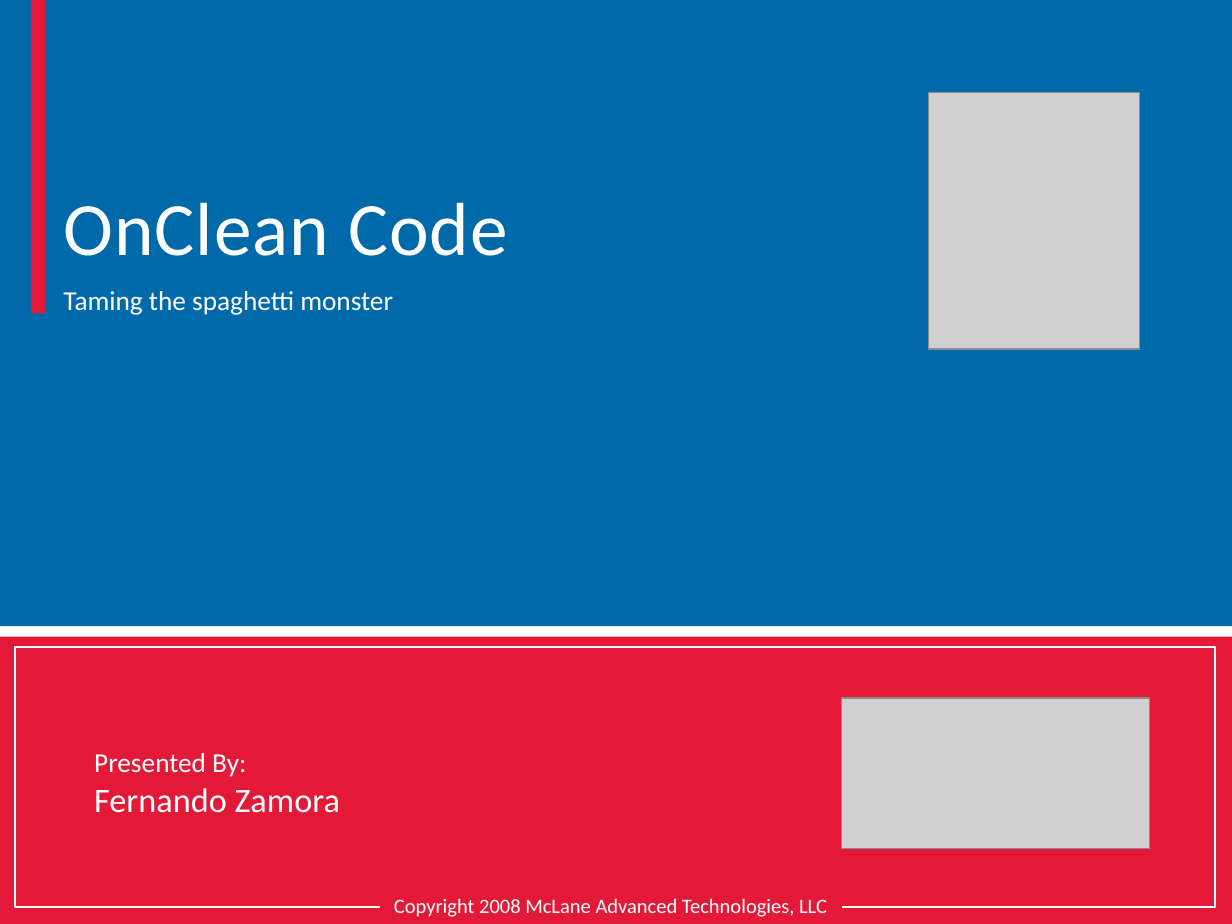
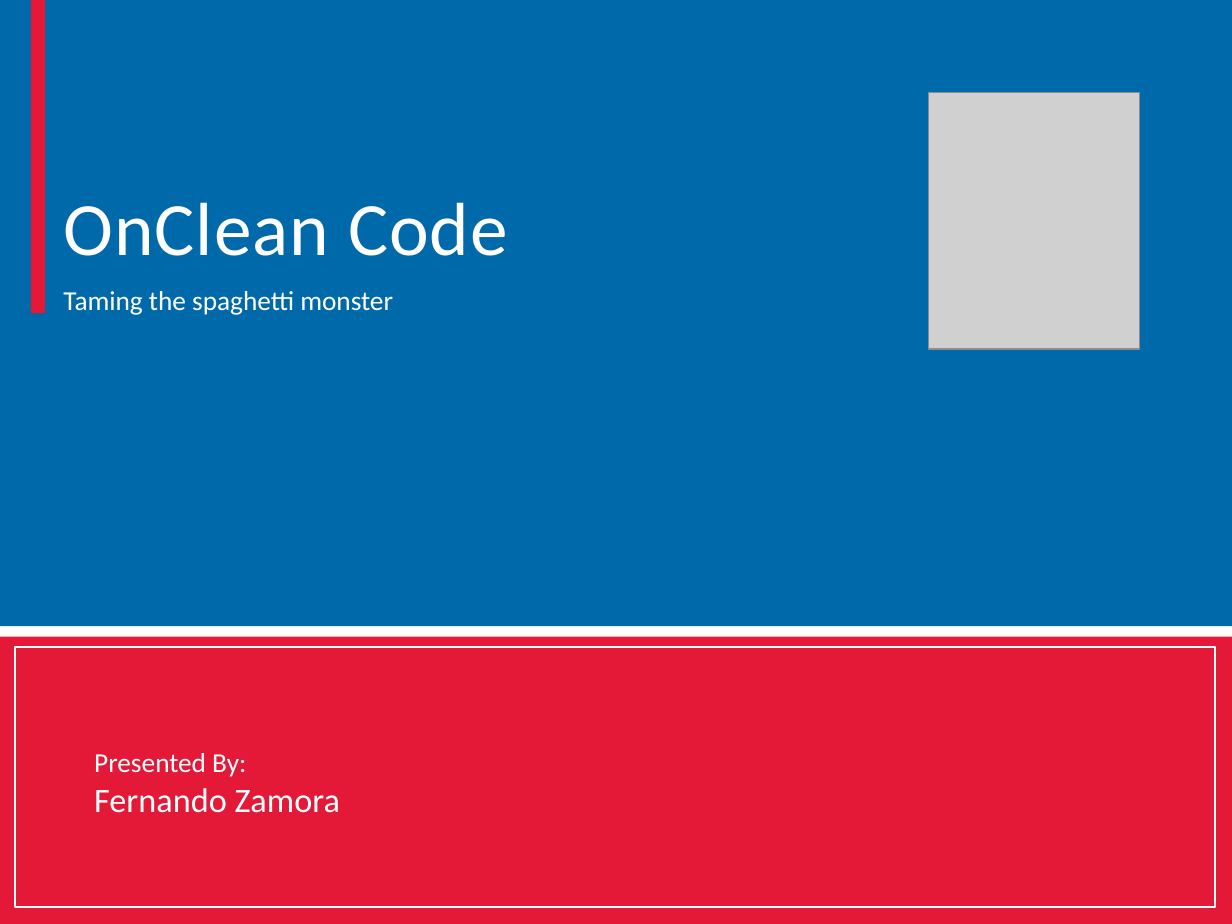
Before and after one commit to fernandozamoraj/Clean-Code-Presentation, a slide deck: slide 1 of Clean Code.pptx. Drawn at 1232x924 pixels with LibreOffice and Linux fonts; fonts in the diff are those of the drawing; grey boxes stand for pictures; background and template pictures are left out. Boxes give left, top, right and bottom in pixels: in the first picture for what was removed or moved away, otherwise in the second. Text is boxed around its words. In the diff, an @@ line names an element or a change of style, - is before the commit and + after.

```diff
--- a/Clean Code.pptx
+++ b/Clean Code.pptx
@@ picture removed at [841, 699, 1149, 849] @@
@@ text removed at [394, 898, 827, 917] @@
-Copyright 2008 McLane Advanced Technologies, LLC
```
Also in this commit, not shown: 4 other slides changed.
